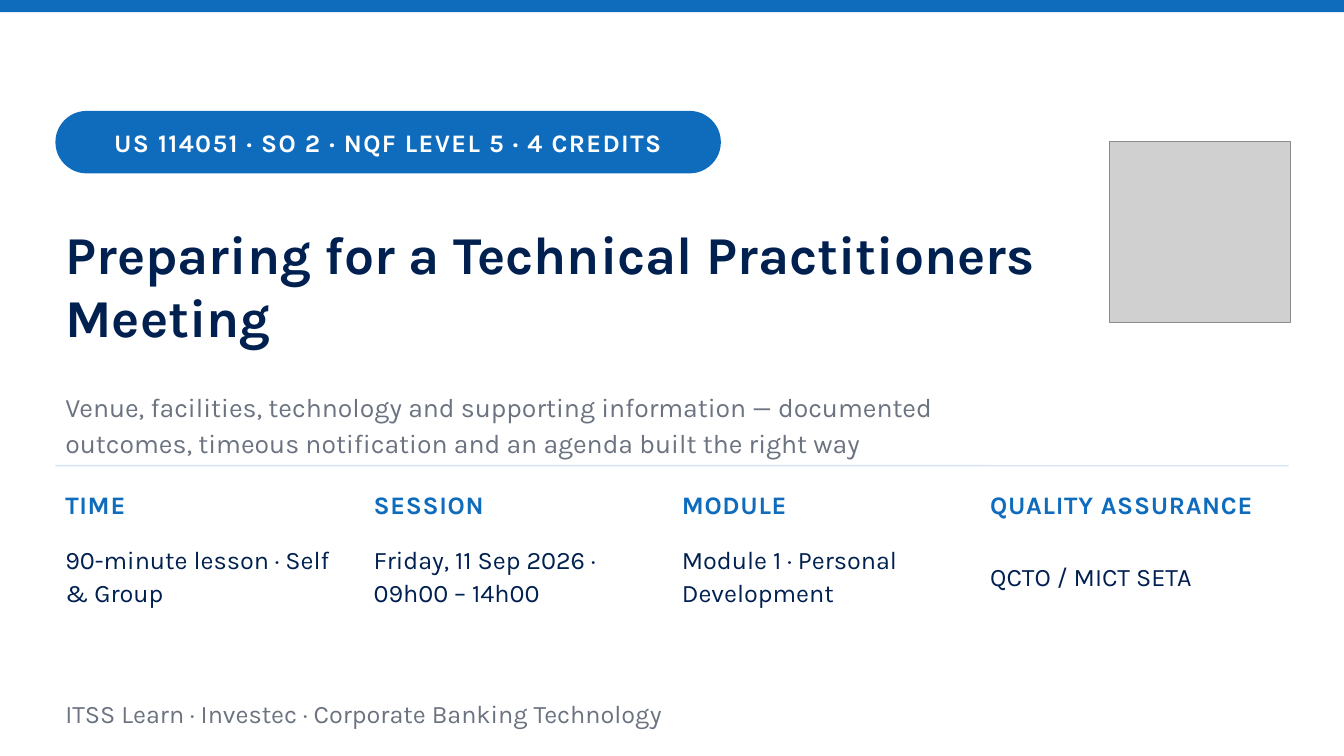
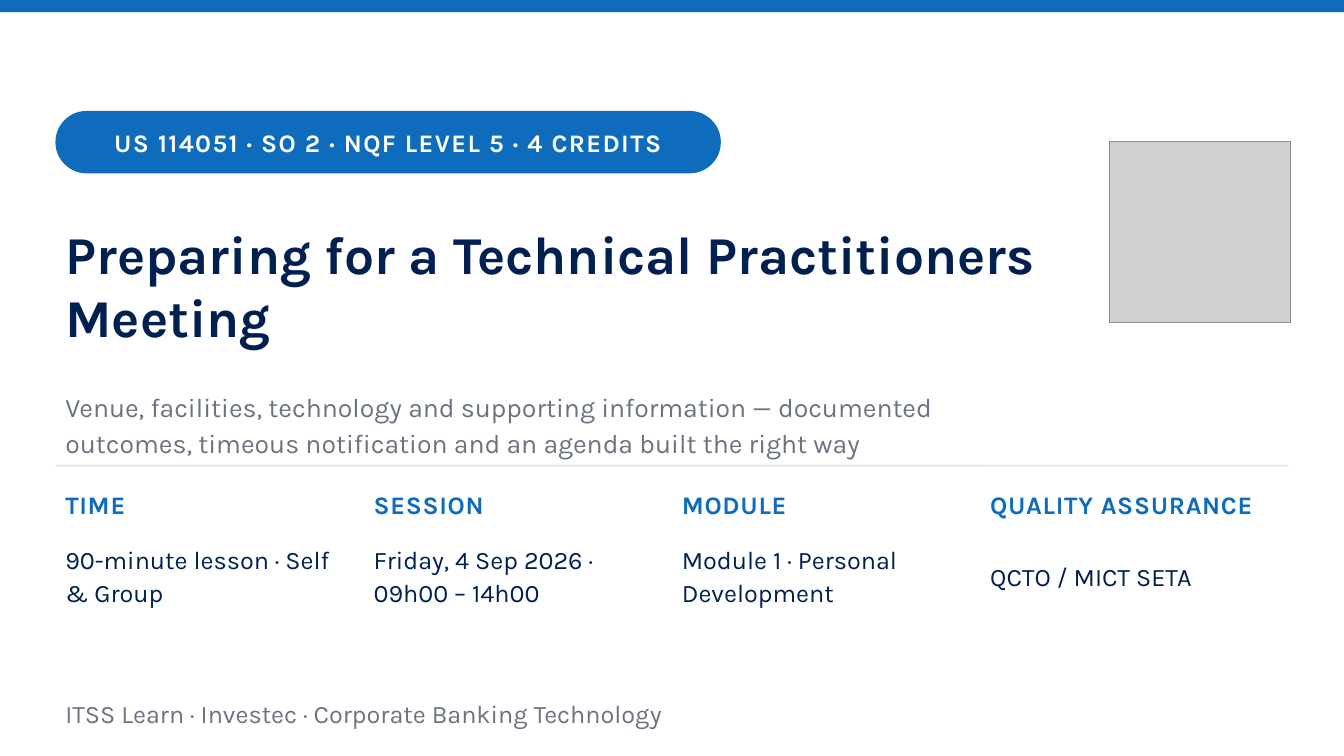
Before and after one commit to andrekyle/ITsystemsupport, a slide deck: slide 1 of public/downloads/US-114051-L2-Preparing-the-Meeting.pptx. Drawn at 1344x756 pixels with LibreOffice and Linux fonts; fonts in the diff are those of the drawing; grey boxes stand for pictures. Boxes give left, top, right and bottom in pixels: in the first picture for what was removed or moved away, otherwise in the second. Text is boxed around its words. In the diff, an @@ line names an element or a change of style, - is before the commit and + after.

```diff
--- a/public/downloads/US-114051-L2-Preparing-the-Meeting.pptx
+++ b/public/downloads/US-114051-L2-Preparing-the-Meeting.pptx
@@ text at (374, 551, 583, 603): text changed @@
-Friday, 11 Sep 2026 · 09h00 – 14h00
+Friday, 4 Sep 2026 · 09h00 – 14h00
```
Also in this commit, not shown: 1 other slide changed, 19 other files.
